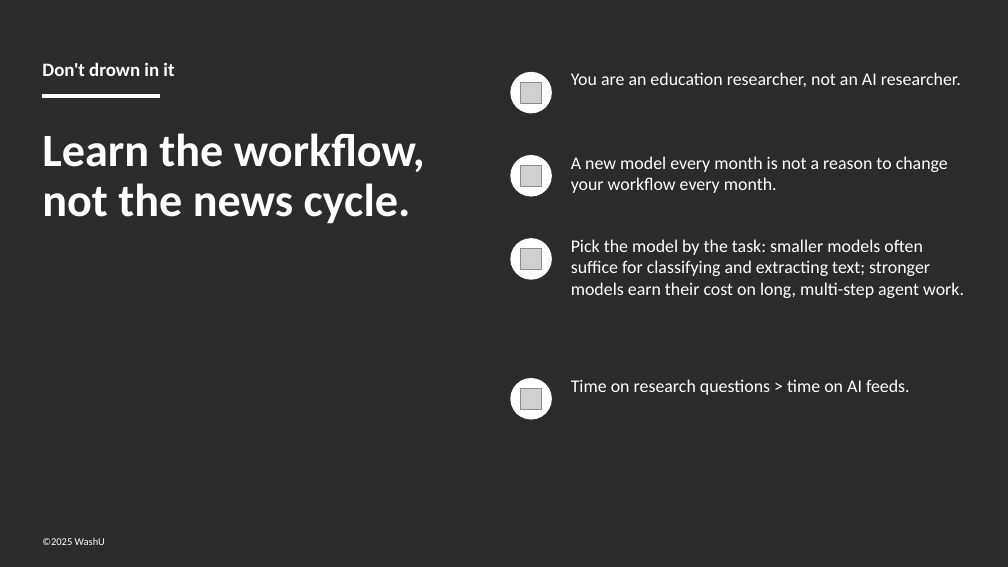
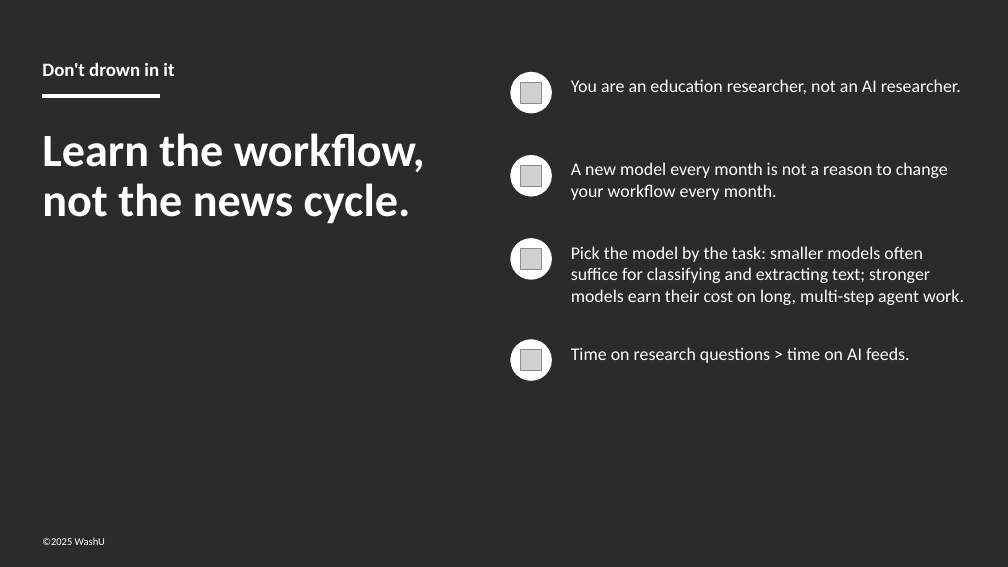
Before and after one commit to YungChun0303/ai_workshop_edu, a slide deck: slide 15 of part1_ai_landscape/slides/part1_ai_landscape.pptx (slide 13 before the commit). Drawn at 1008x567 pixels with LibreOffice and Linux fonts; fonts in the diff are those of the drawing; grey boxes stand for pictures; background and template pictures are left out; a plain dark background stands for a picture behind light text. Boxes give left, top, right and bottom in pixels: in the first picture for what was removed or moved away, otherwise in the second. Text is boxed around its words. In the diff, an @@ line names an element or a change of style, - is before the commit and + after.

```diff
--- a/part1_ai_landscape/slides/part1_ai_landscape.pptx
+++ b/part1_ai_landscape/slides/part1_ai_landscape.pptx
@@ 3 texts: place and size @@
-3 texts at bbox=[571, 72, 964, 298]
+3 texts at bbox=[571, 79, 964, 305]
@@ ellipse: place and size @@
-ellipse at bbox=[510, 378, 552, 420]
+ellipse at bbox=[510, 340, 552, 381]
@@ picture: place and size @@
-picture at bbox=[521, 389, 542, 410]
+picture at bbox=[521, 349, 542, 371]
@@ text "Time on research questions > ...": place and size @@
-text "Time on research questions > ..." at bbox=[571, 379, 910, 395]
+text "Time on research questions > ..." at bbox=[571, 347, 910, 363]
```
Also in this commit, not shown: 6 other slides changed, 3 slides added, 1 slide removed, 3 other files.
